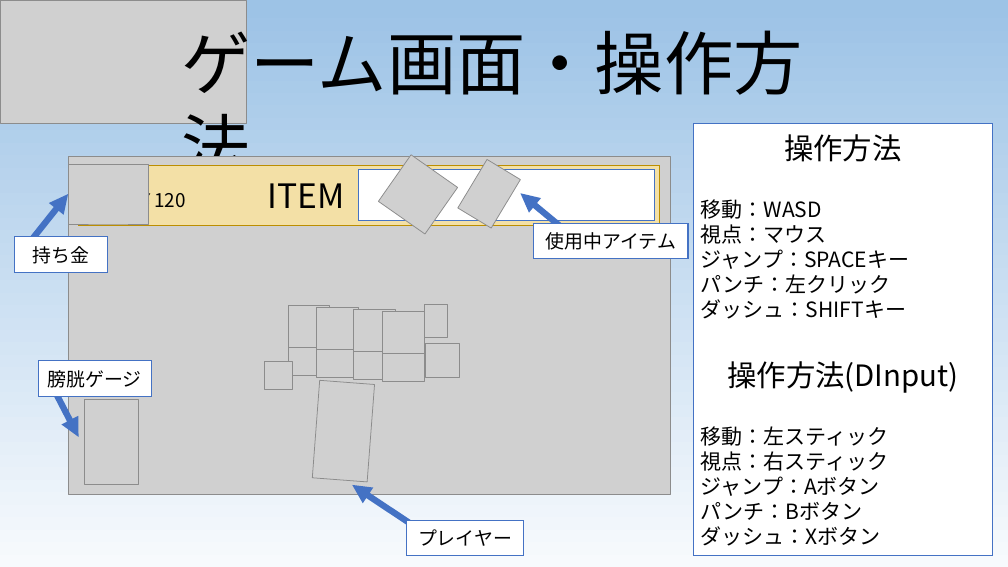
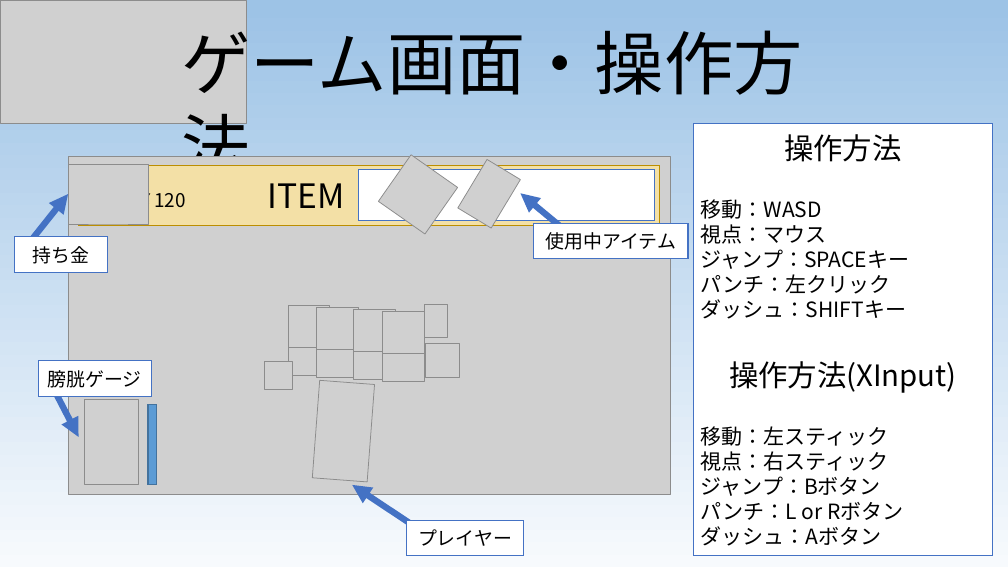
Before and after one commit to RenMitsuhashi/ToiletGame, a slide deck: slide 7 of 先トイ_企画書.pptx. Drawn at 1008x567 pixels with LibreOffice and Linux fonts; fonts in the diff are those of the drawing; grey boxes stand for pictures; background and template pictures are left out. Boxes give left, top, right and bottom in pixels: in the first picture for what was removed or moved away, otherwise in the second. Text is boxed around its words. In the diff, an @@ line names an element or a change of style, - is before the commit and + after.

```diff
--- a/先トイ_企画書.pptx
+++ b/先トイ_企画書.pptx
@@ text in rectangle at (729,361,957,393): text changed @@
-操作方法(DInput)
+操作方法(XInput)
@@ rectangle added at (148,405,157,485), fill #5B9BD5, outline #43739E 1 pt @@
@@ text in rectangle at (701,476,904,546): text changed @@
-ジャンプ：Aボタン
-パンチ：Bボタン
-ダッシュ：Xボタン
+ジャンプ：Bボタン
+パンチ：L or Rボタン
+ダッシュ：Aボタン
```
